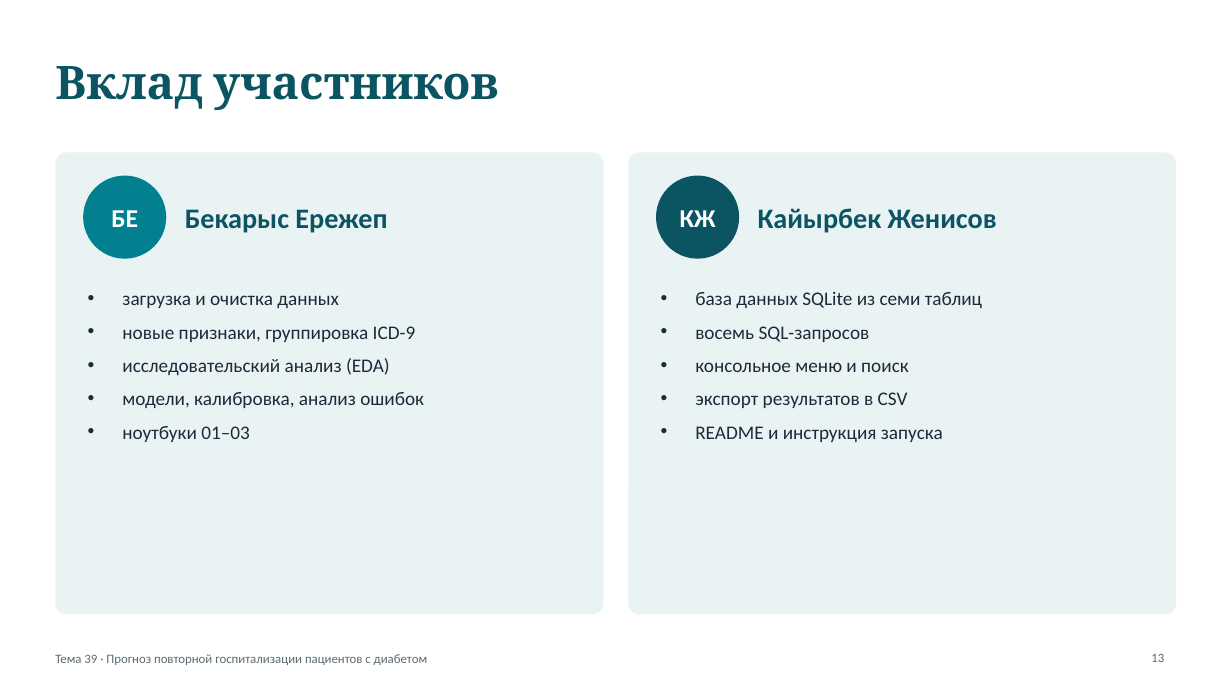
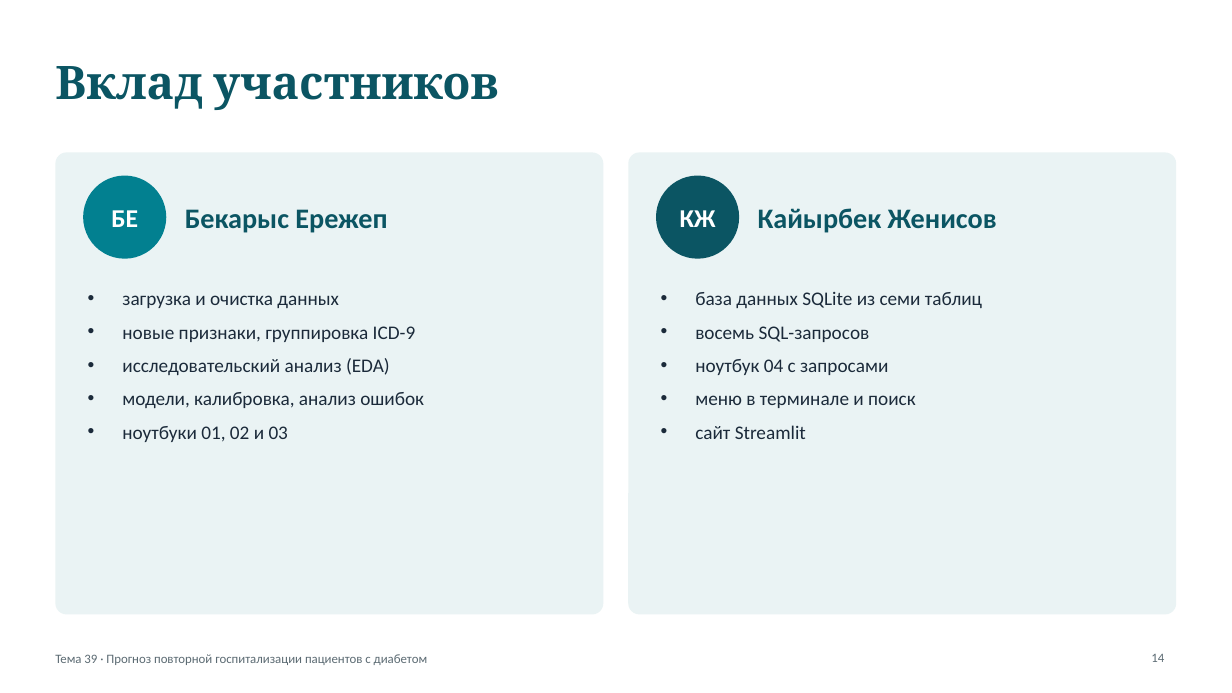
Before and after one commit to Kaiyrbek-data/-, a slide deck: slide 14 of docs/presentation.pptx (slide 13 before the commit). Drawn at 1232x693 pixels with LibreOffice and Linux fonts; fonts in the diff are those of the drawing. Boxes give left, top, right and bottom in pixels: in the first picture for what was removed or moved away, otherwise in the second. Text is boxed around its words. In the diff, an @@ line names an element or a change of style, - is before the commit and + after.

```diff
--- a/docs/presentation.pptx
+++ b/docs/presentation.pptx
@@ text at (695, 359, 916, 439): text changed @@
-• консольное меню и поиск
-• экспорт результатов в CSV
-• README и инструкция запуска
+• ноутбук 04 с запросами
+• меню в терминале и поиск
+• сайт Streamlit
@@ text at (122, 426, 288, 442): text changed @@
-• ноутбуки 01–03
+• ноутбуки 01, 02 и 03
@@ page number at (1151, 654, 1164, 662): text changed @@
-13
+14
```
Also in this commit, not shown: 5 other slides changed, 1 slide added, 1 other file.
